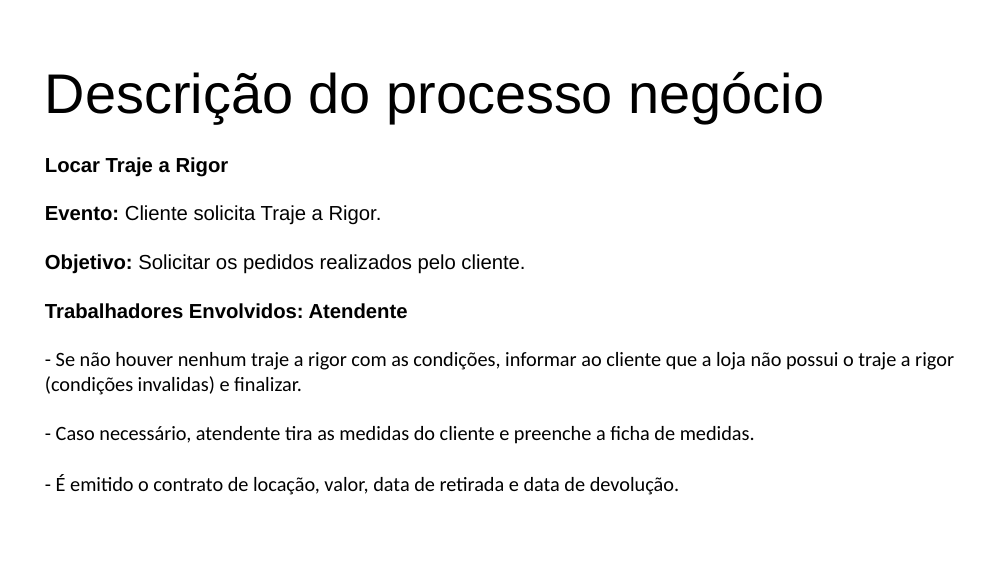
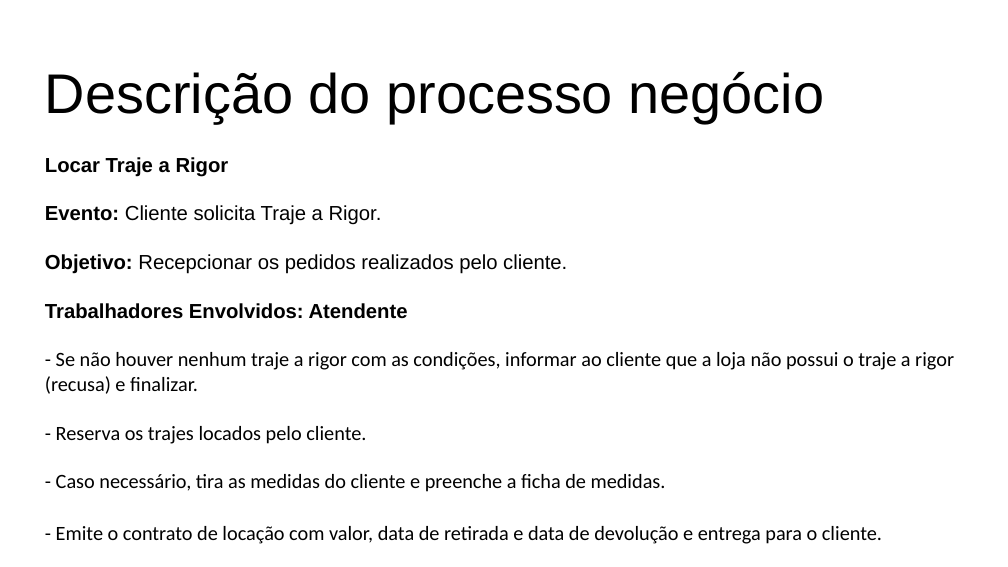
Before and after one commit to grupopenelopechavosa/OPE---Faculdade-Impacta, a slide deck: slide 1 of 18 - Descrição dos Processo de Negocio.pptx. Drawn at 1008x567 pixels with LibreOffice and Linux fonts; fonts in the diff are those of the drawing. Boxes give left, top, right and bottom in pixels: in the first picture for what was removed or moved away, otherwise in the second. Text is boxed around its words. In the diff, an @@ line names an element or a change of style, - is before the commit and + after.

```diff
--- a/18 - Descrição dos Processo de Negocio.pptx
+++ b/18 - Descrição dos Processo de Negocio.pptx
@@ text at [45,254,567,274]: text changed @@
-Objetivo: Solicitar os pedidos realizados pelo cliente.
+Objetivo: Recepcionar os pedidos realizados pelo cliente.
@@ text at [45,352,954,544]: text changed @@
-- Se não houver nenhum traje a rigor com as condições, informar ao cliente que a loja não possui o traje a rigor (condições invalidas) e finalizar.
-- Caso necessário, atendente tira as medidas do cliente e preenche a ficha de medidas.
-- É emitido o contrato de locação, valor, data de retirada e data de devolução.
+- Se não houver nenhum traje a rigor com as condições, informar ao cliente que a loja não possui o traje a rigor (recusa) e finalizar.
+- Reserva os trajes locados pelo cliente.
+- Caso necessário, tira as medidas do cliente e preenche a ficha de medidas.
+- Emite o contrato de locação com valor, data de retirada e data de devolução e entrega para o cliente.
```
Also in this commit, not shown: 4 other slides changed, 3 slides added, 7 other files.
